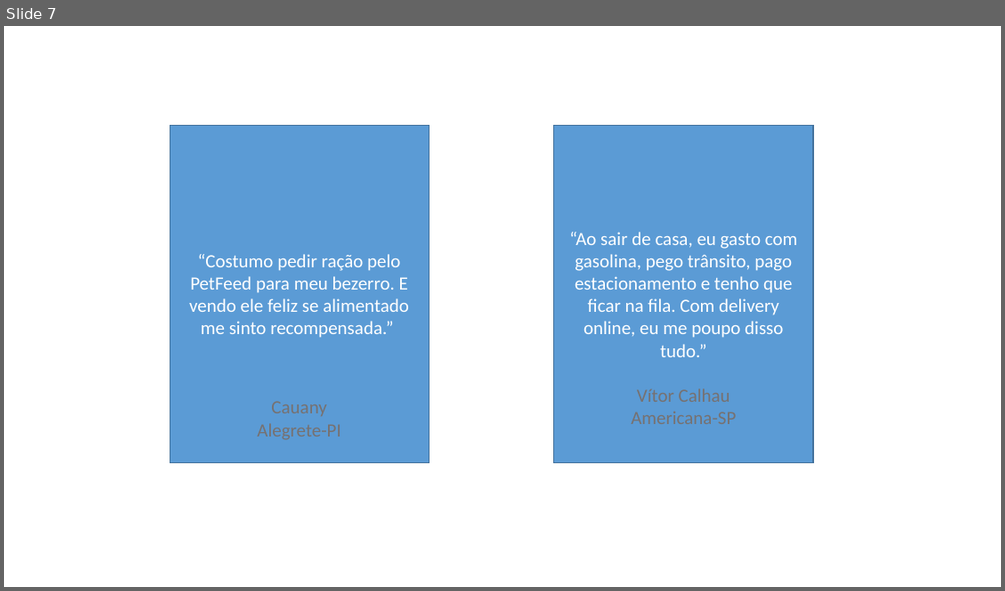
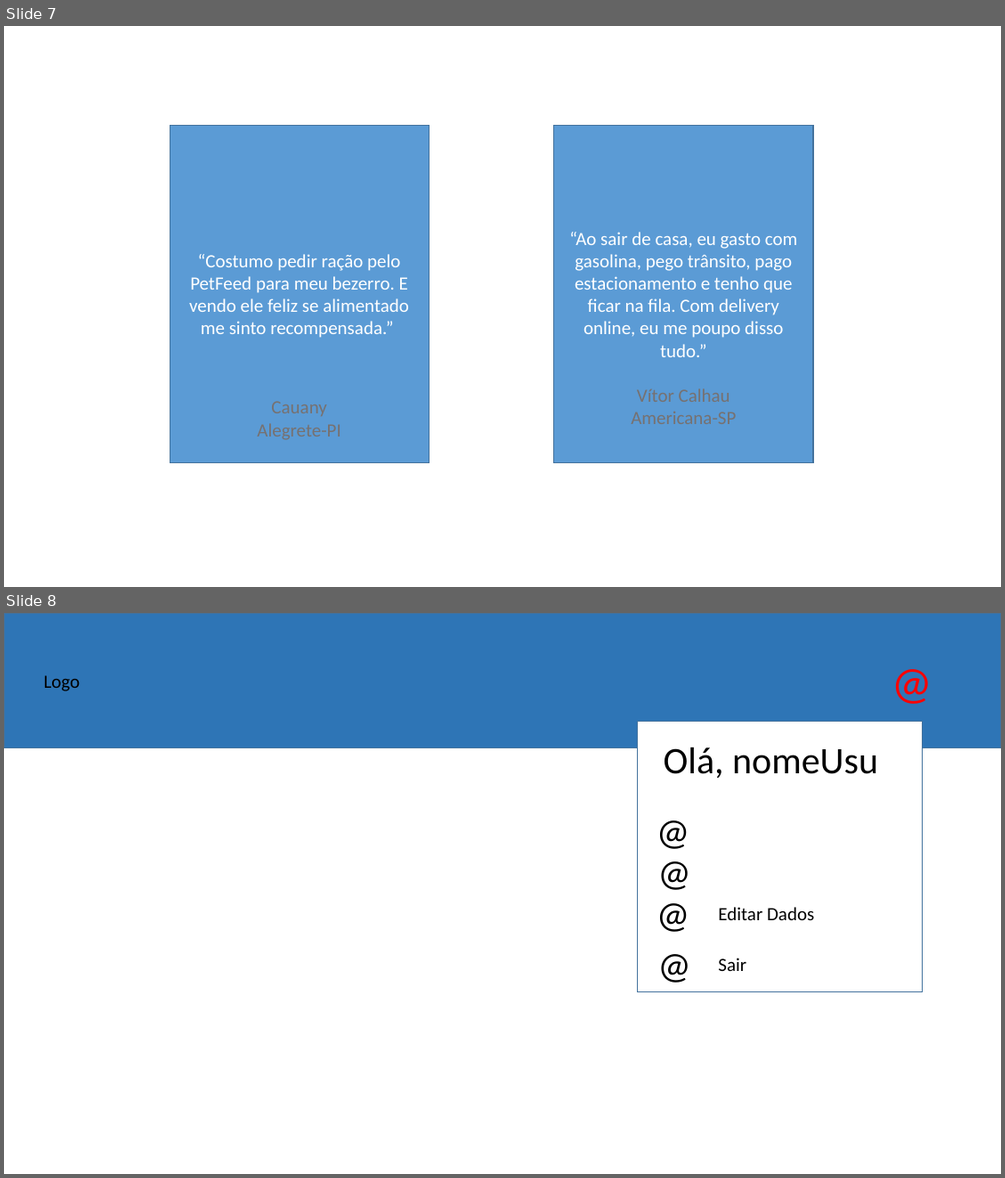
Before and after one commit to DudaElias/ProjetoParaAnimais, a slide deck: Ideias/PP.pptx. Shown one above the other, each under a label of ours: slide 7 before the commit, slides 7 and 8 after it. The pictures are 1005x591 and 1005x1178 pixels, drawn with LibreOffice and Linux fonts; fonts in the diff are those of the drawing. Boxes give left, top, right and bottom in pixels: in the first picture for what was removed or moved away, otherwise in the second. Text is boxed around its words. In the diff, an @@ line names an element or a change of style, - is before the commit and + after.

Commit message:
oi

```diff
--- a/Ideias/PP.pptx
+++ b/Ideias/PP.pptx
@@ slide 8 added at (4, 613, 1001, 1174), background #FFFFFF @@
@@ rectangle added at (4, 613, 1001, 748), fill #2E75B6, outline #43739E 1 pt @@
@@ text added at (884, 649, 922, 712), 44 pt, text #FF0000 @@
+@
@@ text added at (44, 675, 81, 691), 18 pt, text #000000 @@
+Logo
@@ rectangle added at (638, 721, 923, 991), fill #FFFFFF, outline #43739E 1 pt @@
@@ text added at (663, 747, 878, 778), 36 pt, text #000000 @@
+Olá, nomeUsu
@@ text added at (648, 803, 697, 857), 36 pt, text #000000 @@
+@
@@ text added at (650, 844, 699, 898), 36 pt, text #000000 @@
+@
@@ text added at (648, 887, 697, 940), 36 pt, text #000000 @@
+@
@@ text added at (718, 907, 814, 920), 18 pt, text #000000 @@
+Editar Dados
@@ text added at (650, 938, 699, 990), 36 pt, text #000000 @@
+@
@@ text added at (718, 957, 746, 971), 18 pt, text #000000 @@
+Sair
```
Also in this commit, not shown: 1 other slide added.
